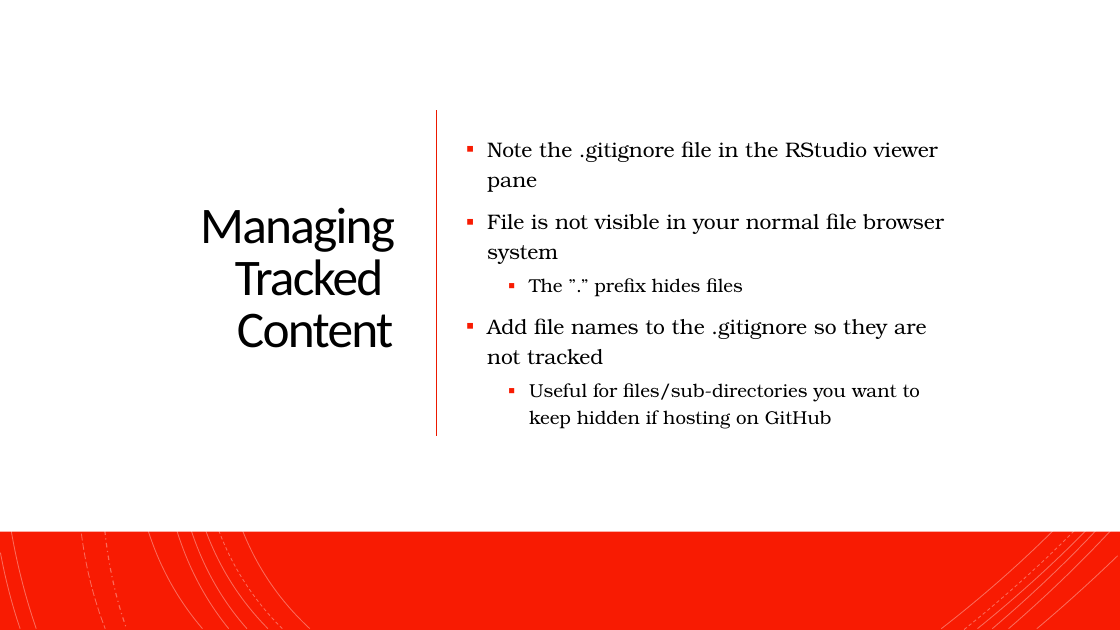
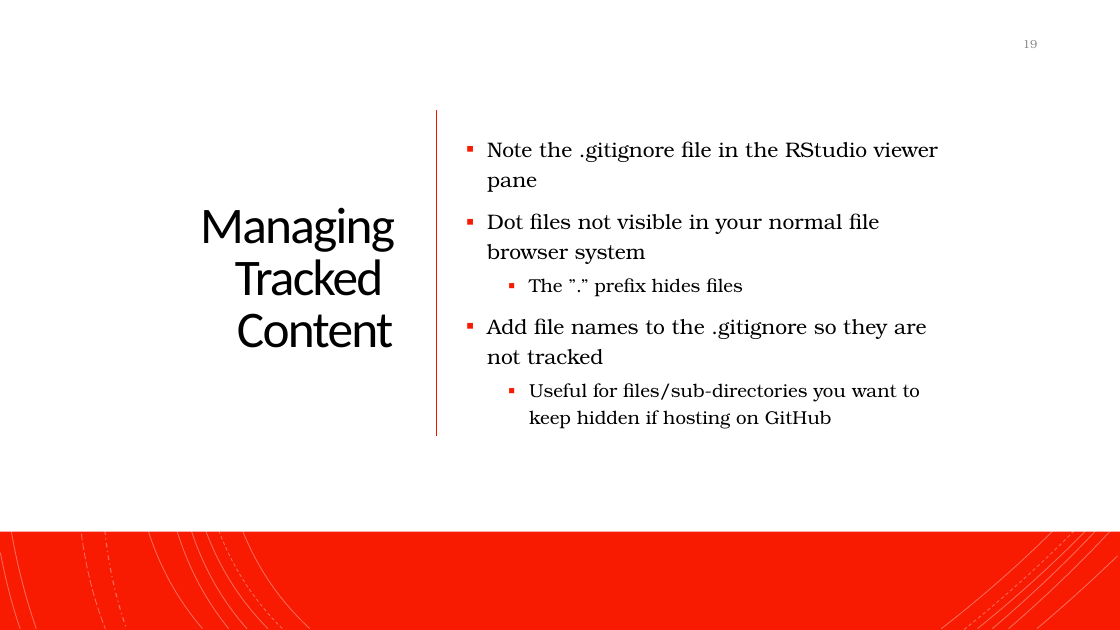
Before and after one commit to NeuroShepherd/R_Coding_Presentations, a slide deck: slide 19 of RStudio, Git, and Github/RStudio_Git_Github.pptx. Drawn at 1120x630 pixels with LibreOffice and Linux fonts; fonts in the diff are those of the drawing. Boxes give left, top, right and bottom in pixels: in the first picture for what was removed or moved away, otherwise in the second. Text is boxed around its words. In the diff, an @@ line names an element or a change of style, - is before the commit and + after.

```diff
--- a/RStudio, Git, and Github/RStudio_Git_Github.pptx
+++ b/RStudio, Git, and Github/RStudio_Git_Github.pptx
@@ page number added at (1023, 40, 1037, 48), 10 pt, text #8C8C8C @@
+19
@@ text at (487, 213, 879, 264): text changed @@
-▪ File is not visible in your normal file browser system
+▪ Dot files not visible in your normal file browser system
```
Also in this commit, not shown: 19 other slides changed, 1 other file.
